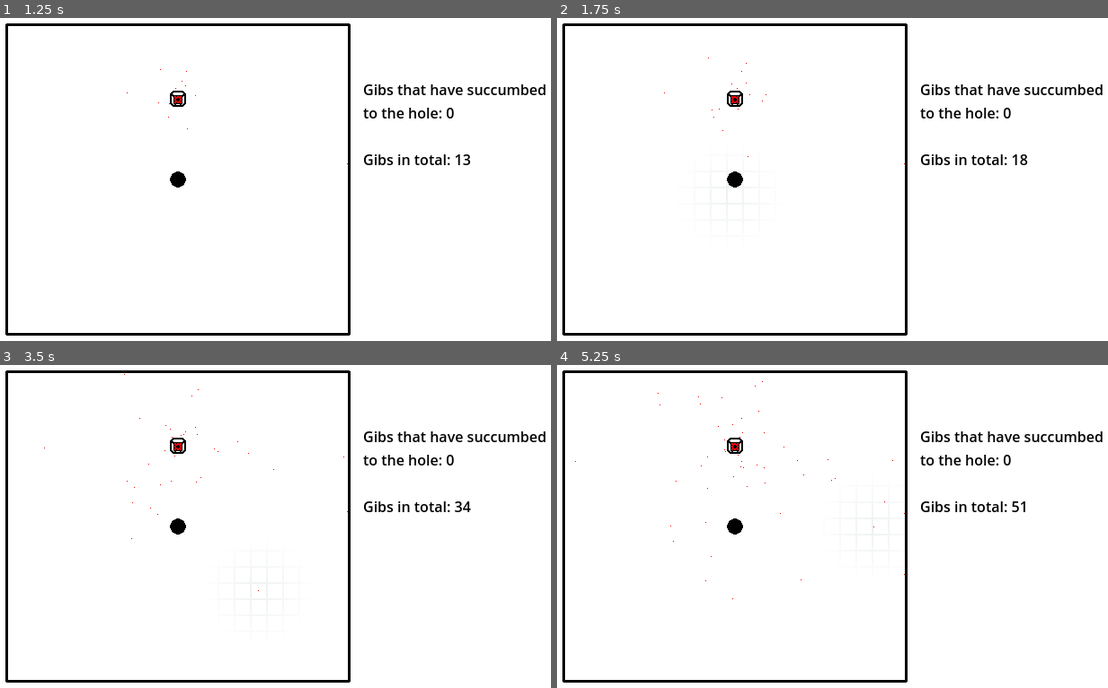
Above: before the commit, frames 1-4 (two rows, left to right).
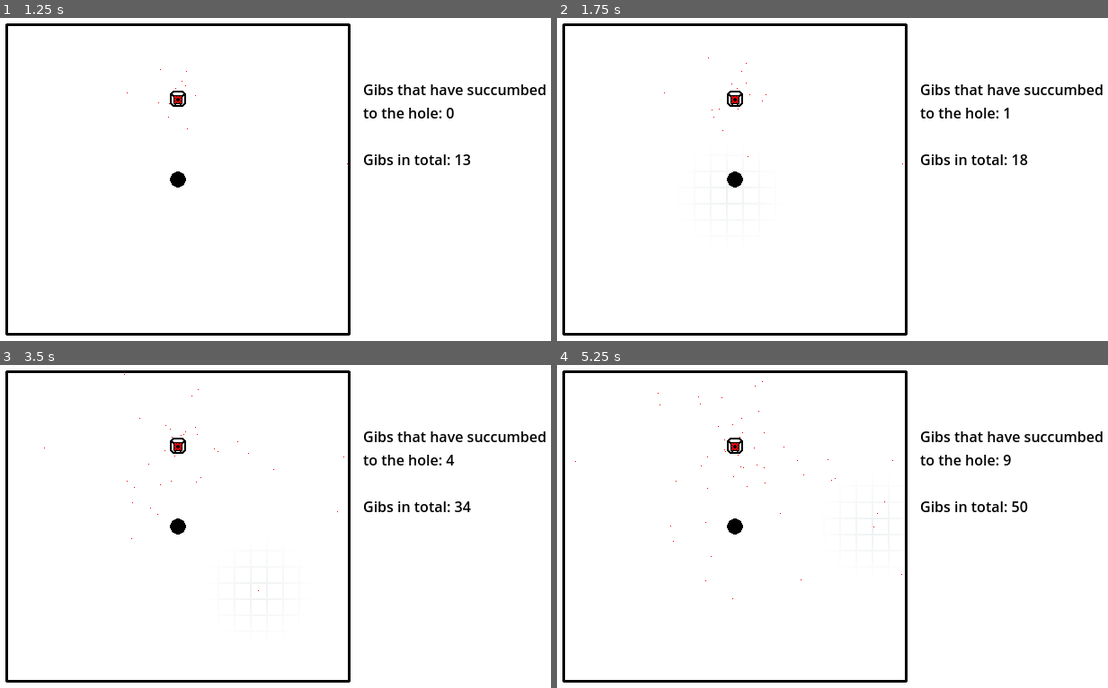
Above: after the commit, the same moments.

Repository: an-olive/BRSD-14
Game: Godot game, scene res://main.tscn
Same seed, same stepped clock (60 frames per second), same inputs: the game is played once before the commit and once after it.
Inputs (mouse positions are in pixels of both pictures, inside the frame that each line leads up to):
- Up to frame 1 (1.25 s): move the mouse to (413, 163) at 0.52 s; click (413, 163) at 0.67 s
- Up to frame 2 (1.75 s): tap Enter at 1.25 s; move the mouse to (727, 195) at 1.27 s; click (727, 195) at 1.42 s
- Up to frame 3 (3.5 s): move the mouse to (347, 455) at 2.02 s; click (347, 455) at 2.17 s; move the mouse to (258, 591) at 2.77 s; click (258, 591) at 2.92 s
- Up to frame 4 (5.25 s): move the mouse to (1019, 574) at 3.52 s; click (1019, 574) at 3.67 s; move the mouse to (672, 478) at 4.27 s; click (672, 478) at 4.42 s; move the mouse to (871, 526) at 5.02 s; click (871, 526) at 5.17 s

Frame 1 is identical in both runs. In frame 2, less than 0.1% of the frame differs, in the area x 62-83%, y 27-46%; in frame 3, less than 0.1%; in frame 4, less than 0.1%, in the area x 33-86%, y 25-65%.

Commit message:
#1 - implement collisions

Diff:
--- a/Components/Buildings/producer.gd
+++ b/Components/Buildings/producer.gd
@@ -4,6 +4,8 @@
 ## Interval between gib spwans, seconds
 @export_range(0.001, 1, 0.05, "suffix:s", "or_greater")
 var spawn_interval: float = 0.1
+
+@export var enabled: bool = true
 
 @export var min_speed: float = 10
 @export var max_speed: float = 50
@@ -18,7 +20,10 @@
 	gibs_timer.start()
 
 func spawn() -> void:
+	if not enabled:
+		return
 	var direction = randf_range(0, TAU)
+	# direction = Time.get_ticks_msec() / 36000.0 * TAU - PI / 4 # debug
 	var speed = randf_range(min_speed, max_speed)
 	var velocity = Vector2.from_angle(direction) * speed
 	Gibs.spawn_gib(position + Vector2(9, 9) + velocity.normalized() * 9, velocity, 0)
--- a/Components/Buildings/producer.tscn
+++ b/Components/Buildings/producer.tscn
@@ -7,9 +7,11 @@
 texture = ExtResource("1_7i87q")
 centered = false
 script = ExtResource("1_benl8")
+enabled = null
 collision_shape = NodePath("Collision")
 metadata/_custom_type_script = "uid://cf1qu57v81yjh"
 
 [node name="Collision" type="Polygon2D" parent="."]
 visible = false
 polygon = PackedVector2Array(0, 3, 3, 0, 15, 0, 18, 3, 18, 15, 15, 18, 3, 18, 0, 15)
+uv = PackedVector2Array(0, 3, 3, 0, 15, 0, 18, 3, 18, 15, 15, 18, 3, 18, 0, 15)
--- a/Components/building.gd
+++ b/Components/building.gd
@@ -12,7 +12,7 @@
 var location: Vector2i = Vector2i(0, 0):
 	set(loc):
 		location = loc
-		update_transform()
+		_update_transform()
 
 @export_group("Physics", "")
 @export
@@ -27,7 +27,7 @@
 func _ready() -> void:
 	centered = false
 	update_configuration_warnings()
-	update_transform()
+	_update_transform()
 
 func _get_configuration_warnings() -> PackedStringArray:
 	var warnings = []
@@ -37,9 +37,21 @@
 
 	return warnings
 
-func update_transform() -> void:
+func _update_transform() -> void:
 	if Game.instance == null:
 		return
 
-	print(Game.instance.tile_size)
 	transform.origin = Vector2(Game.instance.area_origin) + Game.instance.tile_size * location
+
+var _shape: Polygon2D = null
+func get_shape() -> Polygon2D:
+	if not collisions_enabled:
+		if not collision_shape:
+			return null
+
+	if _shape == null:
+		var node = get_node(collision_shape)
+		if node is Polygon2D:
+			_shape = node
+
+	return _shape
--- a/Components/game.tscn
+++ b/Components/game.tscn
@@ -34,6 +34,7 @@
 
 [node name="Producer" parent="Buildings" instance=ExtResource("4_fc0e3")]
 position = Vector2(189, 81)
+enabled = true
 location = Vector2i(10, 4)
 
 [node name="Label" type="Label" parent="."]
@@ -44,3 +45,5 @@
 theme_override_colors/font_color = Color(0, 0, 0, 1)
 text = "Gibs that have
 succumbed to the hole: %d"
+
+[connection signal="intoTheHole" from="Gibs" to="." method="_on_gibs_into_the_hole"]
--- a/Components/gibs.gd
+++ b/Components/gibs.gd
@@ -11,17 +11,19 @@
 static var gibs: Array[Gib] = []
 static var instance: Gibs
 
+var buildings: Array[Building] = []
+
 class Gib:
 	var pos: Vector2
 	var vel: Vector2
 	var color: Color
-	var active: bool
+	var active: bool = true
+	var just_spawned: bool = true
 
 	func _init(pos: Vector2, vel: Vector2, color: Color) -> void:
 		self.pos = pos
 		self.vel = vel
 		self.color = color
-		self.active = true
 
 	func update(delta: float = 1.0) -> void:
 		var relativeToCenter = Game.instance.hole_position - pos
@@ -38,7 +40,13 @@
 		vel += Vector2(cos(angle), sin(angle)) * force * delta
 		vel *= 1.0 - (Gibs.instance.velocityLoss * delta)
 
+		# Process position
+		var old_pos = pos
+
+		pos += vel * delta
+
 		# Process velocity changes due to location
+		# > game area
 		var origin = Game.instance.area_origin
 		var size = Game.instance.area_size
 		if pos.x < origin.x or pos.x > origin.x + size.x:
@@ -48,8 +56,54 @@
 			pos.y = clamp(pos.y, origin.y, origin.y + size.y)
 			vel.y *= -Gibs.instance.wallElasticity
 
-		# Process position
-		pos += vel * delta
+		# > buildings
+		var collided = false
+		for building in Gibs.instance.buildings:
+			var poly = building.get_shape().polygon
+			var offset = building.transform.origin
+			if Geometry2D.is_point_in_polygon(pos - offset, poly):
+				collided = true
+
+				if just_spawned:
+					continue
+
+				var c = old_pos - offset
+				var d = pos - offset
+
+				var minDist = INF
+				var minDistIndex = -1
+				for i in range(len(poly)):
+					var a = poly[i-1]
+					var b = poly[i]
+
+					var o = Geometry2D.segment_intersects_segment(a, b, c, d)
+
+					if o != null:
+						var co2 = c.distance_squared_to(o)
+						if co2 < minDist:
+							minDist = co2
+							minDistIndex = i
+
+				var a = poly[minDistIndex-1]
+				var b = poly[minDistIndex]
+				var o = Geometry2D.segment_intersects_segment(a, b, c, d)
+
+				# project D onto AB as E
+				var e = Geometry2D.get_closest_point_to_segment(d, a, b)
+
+				# reflect D over E as D' (Dp)
+				var dp = e + (e - d)
+				pos = dp + offset
+
+				# reflect velocity
+				# https://math.stackexchange.com/a/13263/1034217
+				var n = (a - b).normalized()
+				var v = -vel + 2 * vel.dot(n) * n
+				vel = v;
+
+		if just_spawned and not collided:
+			print("%s no longer just spawned" % pos)
+			just_spawned = false
 
 static func spawn_gib(pos: Vector2, velocity: Vector2, hue: float = 0) -> void:
 	var color = Color.from_hsv(hue, 1, 1)
@@ -60,12 +114,20 @@
 	assert(instance == null, "Gibs must be a single instance")
 	instance = self
 
-func _process(delta: float) -> void:
+func _physics_process(delta: float) -> void:
+	buildings = []
+	var building_node = Game.instance.find_child("Buildings", false)
+	if building_node != null:
+		for node in building_node.get_children():
+			if node is Building and node.collisions_enabled:
+				buildings.append(node)
+
 	for gib in gibs:
 		gib.update(delta)
 	if not gibs.all(func(gib): return gib.active):
 		gibs = gibs.filter(func(gib): return gib.active)
 
+func _process(delta: float) -> void:
 	var image = Image.create(640, 360, false, Image.FORMAT_RGBA8)
 	image.fill(Color.TRANSPARENT)
 	for gib in gibs:
